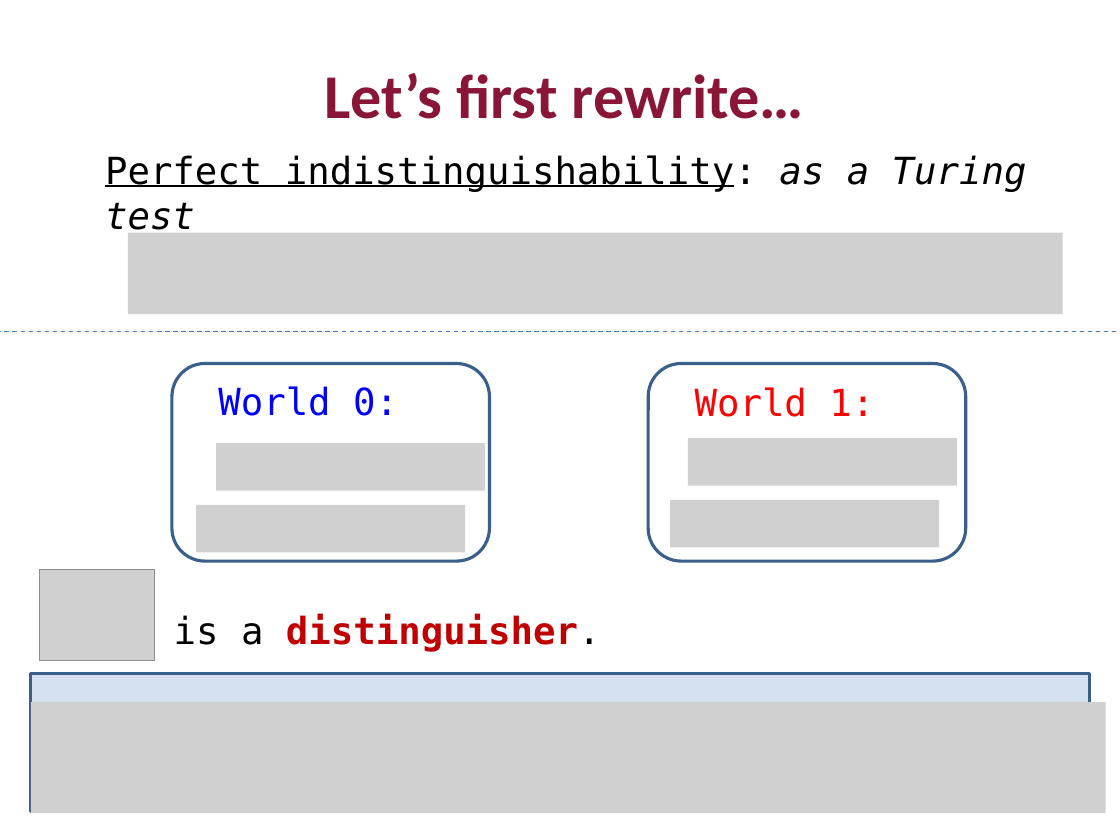
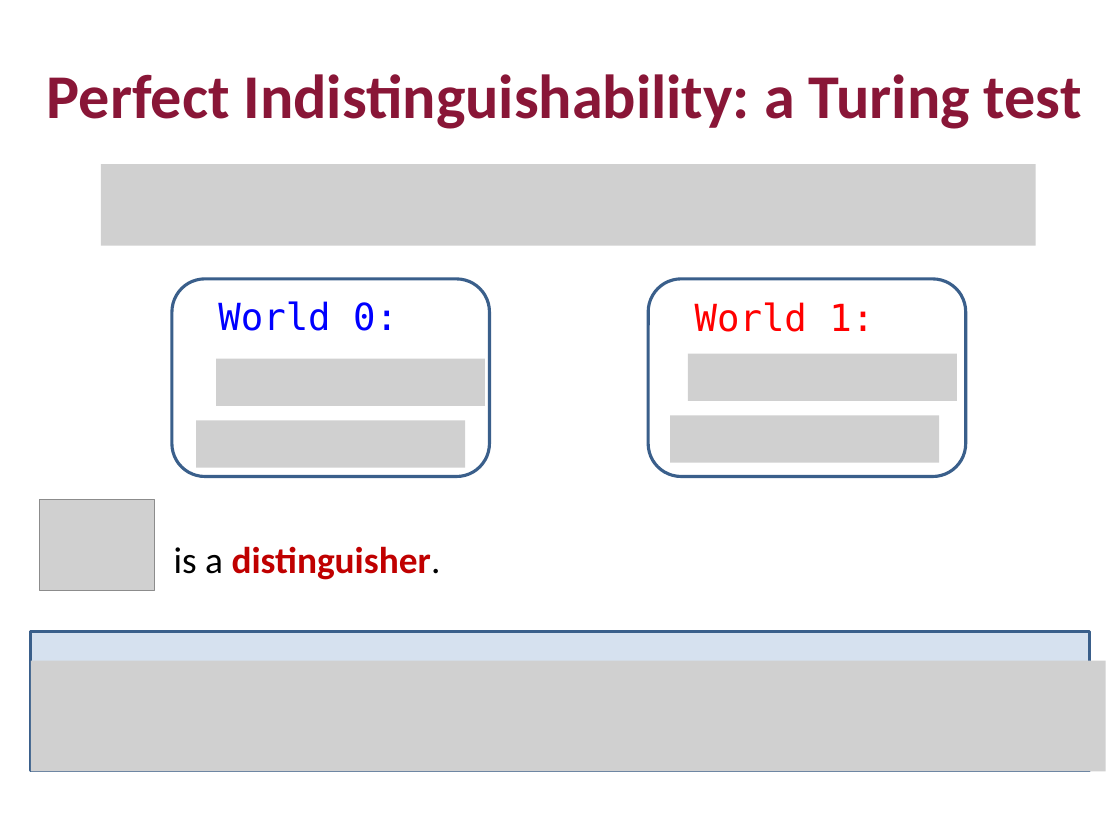
Before and after one commit to mit6875/mit6875.github.io, a slide deck: slide 7 of SLIDES/lec2.pptx. Drawn at 1120x840 pixels with LibreOffice and Linux fonts; fonts in the diff are those of the drawing; grey boxes stand for pictures. Boxes give left, top, right and bottom in pixels: in the first picture for what was removed or moved away, otherwise in the second. Text is boxed around its words. In the diff, an @@ line names an element or a change of style, - is before the commit and + after.

Commit message:
Add lec2 slides

```diff
--- a/SLIDES/lec2.pptx
+++ b/SLIDES/lec2.pptx
@@ subtitle "Perfect Indistinguishability: a Turing test" at (47, 74, 1082, 129): vertical alignment middle to top @@
@@ subtitle at (47, 74, 1082, 129): text changed; size 24 to 40 pt; font DejaVu Sans Mono to Calibri; text colour #000000 to #891637; bold on @@
-Perfect indistinguishability: as a Turing test
+Perfect Indistinguishability: a Turing test
@@ subtitle removed at (325, 73, 804, 119) @@
-Let’s first rewrite…
@@ picture added at (101, 164, 1036, 245) @@
@@ picture removed at (128, 233, 1063, 315) @@
@@ 2 texts, 2 rounded rectangles: place and size @@
-2 texts, 2 rounded rectangles at (172, 364, 965, 561)
+2 texts, 2 rounded rectangles at (172, 279, 965, 476)
@@ line removed from (0, 332) to (1120, 332) @@
@@ picture added at (216, 358, 485, 405) @@
@@ picture added at (688, 354, 956, 401) @@
@@ picture added at (670, 416, 939, 463) @@
@@ picture added at (196, 420, 465, 467) @@
@@ picture removed at (216, 444, 485, 491) @@
@@ picture removed at (688, 438, 956, 485) @@
@@ picture: place and size @@
-picture at (39, 570, 155, 661)
+picture at (39, 500, 155, 590)
@@ text "is a distinguisher.": place and size @@
-text "is a distinguisher." at (174, 613, 601, 651)
+text "is a distinguisher." at (174, 546, 441, 580)
@@ text "is a distinguisher." at (174, 546, 441, 580): font DejaVu Sans Mono to Calibri @@
@@ picture removed at (196, 505, 465, 552) @@
@@ picture removed at (670, 500, 939, 547) @@
@@ rectangle: place and size @@
-rectangle at (31, 673, 1090, 812)
+rectangle at (31, 632, 1090, 771)
@@ picture added at (31, 661, 1107, 772) @@
@@ picture removed at (31, 702, 1107, 813) @@
```
Also in this commit, not shown: 18 other slides changed, 18 slides added, 11 slides removed, 1 other file.
